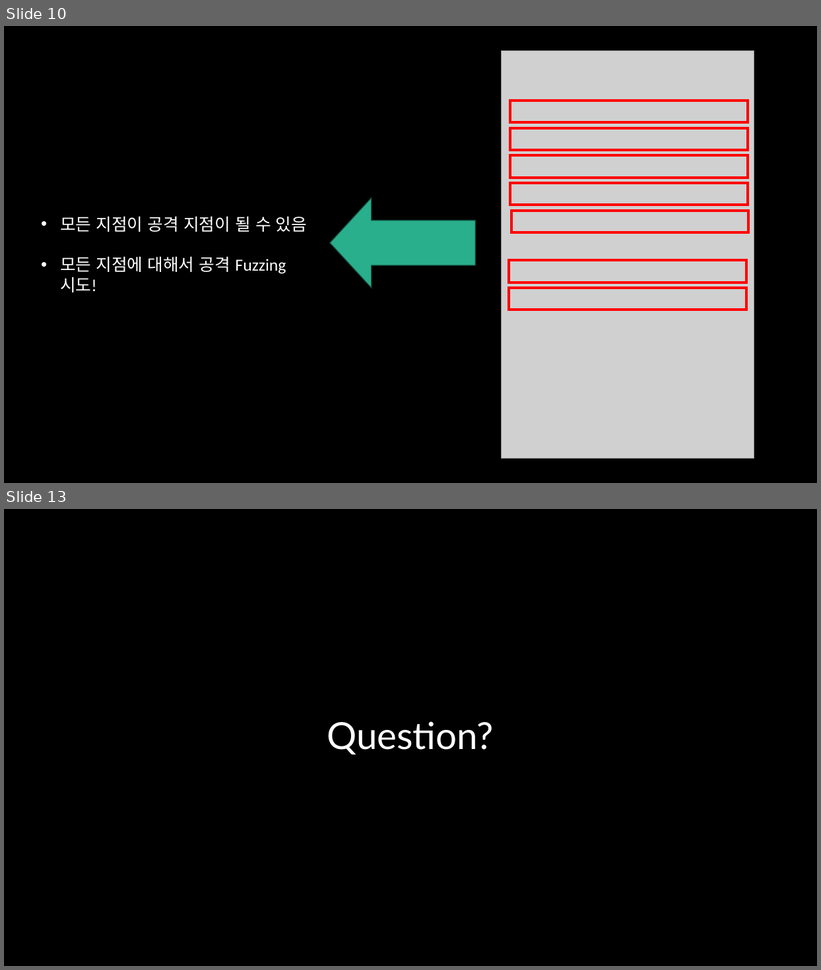
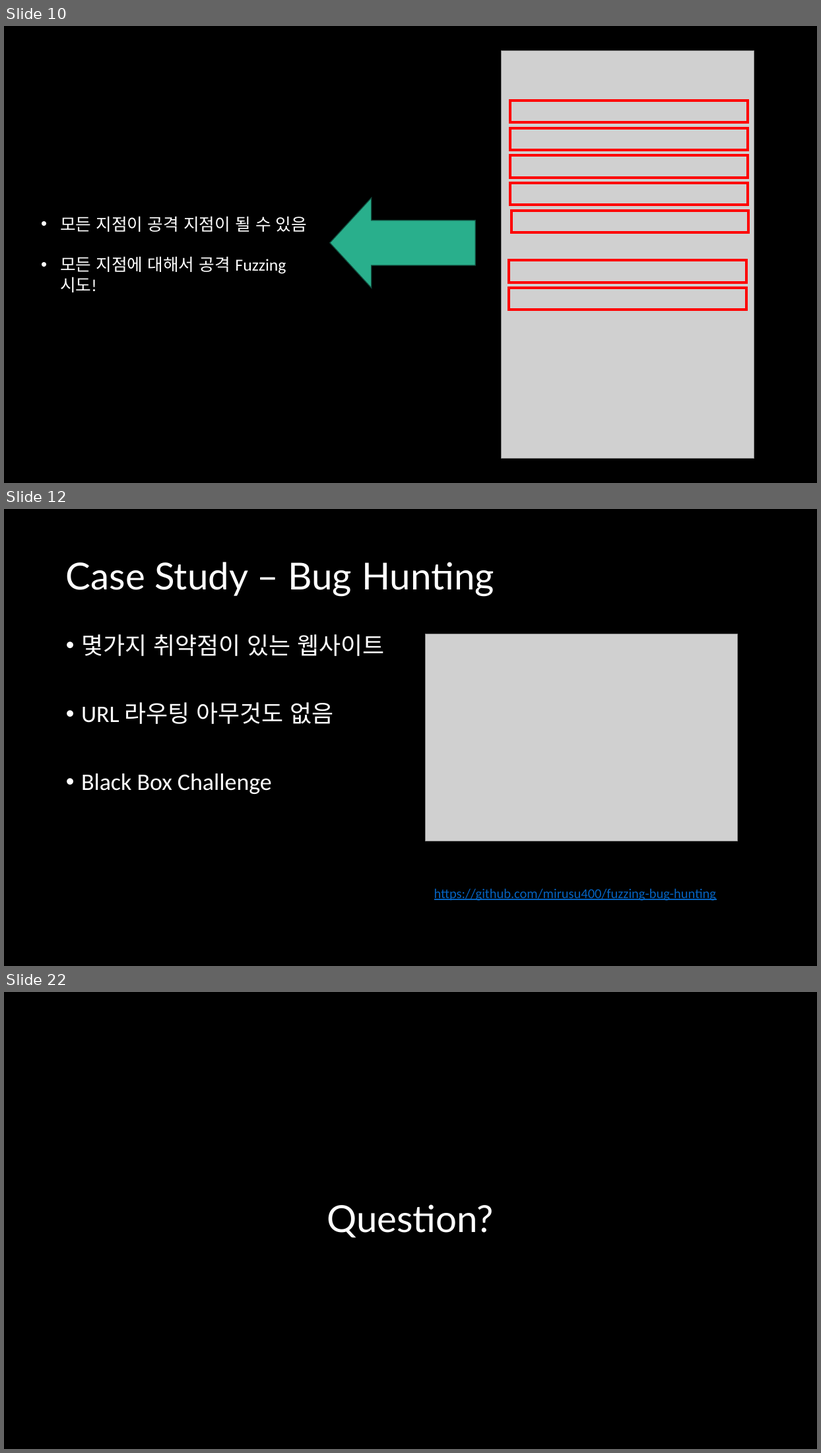
Before and after one commit to mirusu400/fuzzing-bug-hunting, a slide deck: 김성진_Fuzzing과 툴을 활용한 리얼월드 버그 헌팅.pptx. Shown one above the other, each under a label of ours: slides 10 and 13 before the commit, slides 10, 12 and 22 after it; the slides between them are not shown. The pictures are 821x970 and 821x1453 pixels, drawn with LibreOffice and Linux fonts; fonts in the diff are those of the drawing; grey boxes stand for pictures. Boxes give left, top, right and bottom in pixels: in the first picture for what was removed or moved away, otherwise in the second. Text is boxed around its words. In the diff, an @@ line names an element or a change of style, - is before the commit and + after.

```diff
--- a/김성진_Fuzzing과 툴을 활용한 리얼월드 버그 헌팅.pptx
+++ b/김성진_Fuzzing과 툴을 활용한 리얼월드 버그 헌팅.pptx
@@ slide 12 added at <box>4,509,817,966</box>, background #000000 @@
@@ title added at <box>66,562,494,596</box>, 44 pt, text #FFFFFF @@
+Case Study – Bug Hunting
@@ text added at <box>81,634,384,794</box>, 28 pt, text #FFFFFF @@
+• 몇가지 취약점이 있는 웹사이트
+• URL 라우팅 아무것도 없음
+• Black Box Challenge
@@ picture added at <box>426,634,738,841</box> @@
@@ text added at <box>434,889,717,901</box>, 16 pt, text #0563C1, underline @@
+https://github.com/mirusu400/fuzzing-bug-hunting
@@ what was slide 13 is now slide 22 @@
```
Also in this commit, not shown: 5 slides changed, 8 other slides added.
